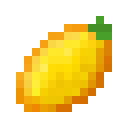
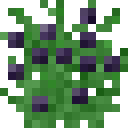
The second (128, 128) image is a revision of the first. Changes to its layers:
added group "Blackberry" (1st of 2) with 5 layers above "Apple" over (x1=0, y1=0, x2=128, y2=128)
added layer "Bush 3" (1st of 2, in "Blackberry") in group "Blackberry" over (x1=0, y1=0, x2=128, y2=128)
renamed "Lemon 2" to "Lemon", hid it, moved it into group "Lemon" over (x1=16, y1=16, x2=112, y2=112)
removed layer "Lemon" over (x1=16, y1=24, x2=112, y2=112)
